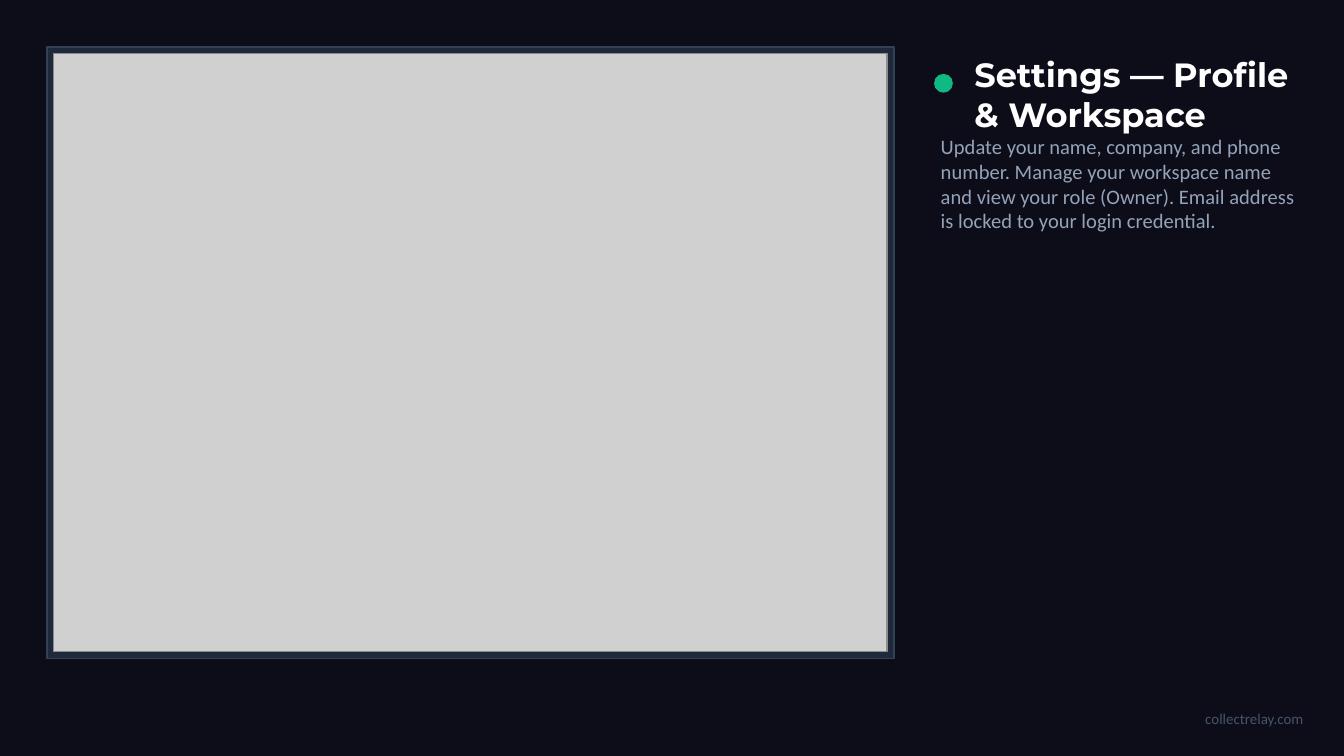
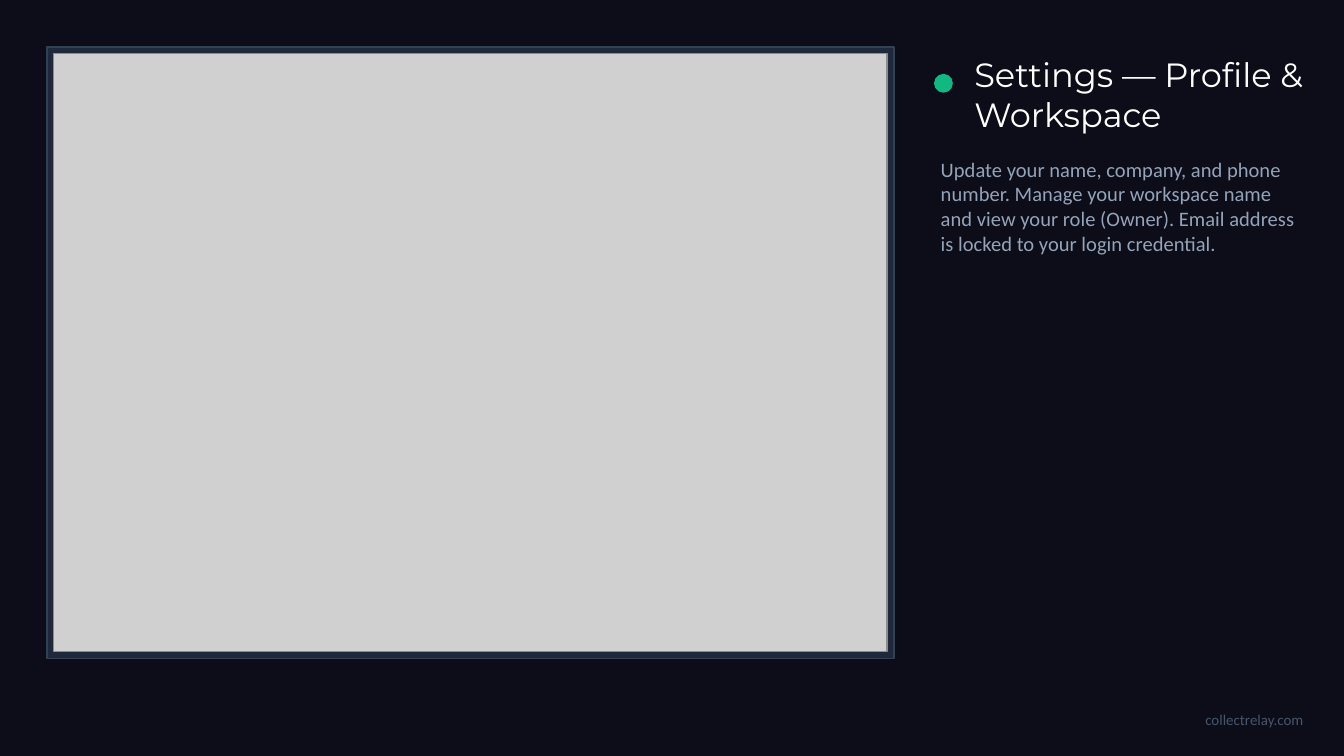
Before and after one commit to mprice78usa/CollectRelay, a slide deck: slide 16 of static/CollectRelay-Walkthrough.pptx. Drawn at 1344x756 pixels with LibreOffice and Linux fonts; fonts in the diff are those of the drawing; grey boxes stand for pictures. Boxes give left, top, right and bottom in pixels: in the first picture for what was removed or moved away, otherwise in the second. Text is boxed around its words. In the diff, an @@ line names an element or a change of style, - is before the commit and + after.

```diff
--- a/static/CollectRelay-Walkthrough.pptx
+++ b/static/CollectRelay-Walkthrough.pptx
@@ text "Settings — Profile & Workspace" at box(974, 62, 1271, 134): bold off @@
@@ text "Update your name, company, and ...": place and size @@
-text "Update your name, company, and ..." at box(941, 140, 1294, 232)
+text "Update your name, company, and ..." at box(941, 163, 1294, 255)
```
Also in this commit, not shown: 25 other slides changed.
